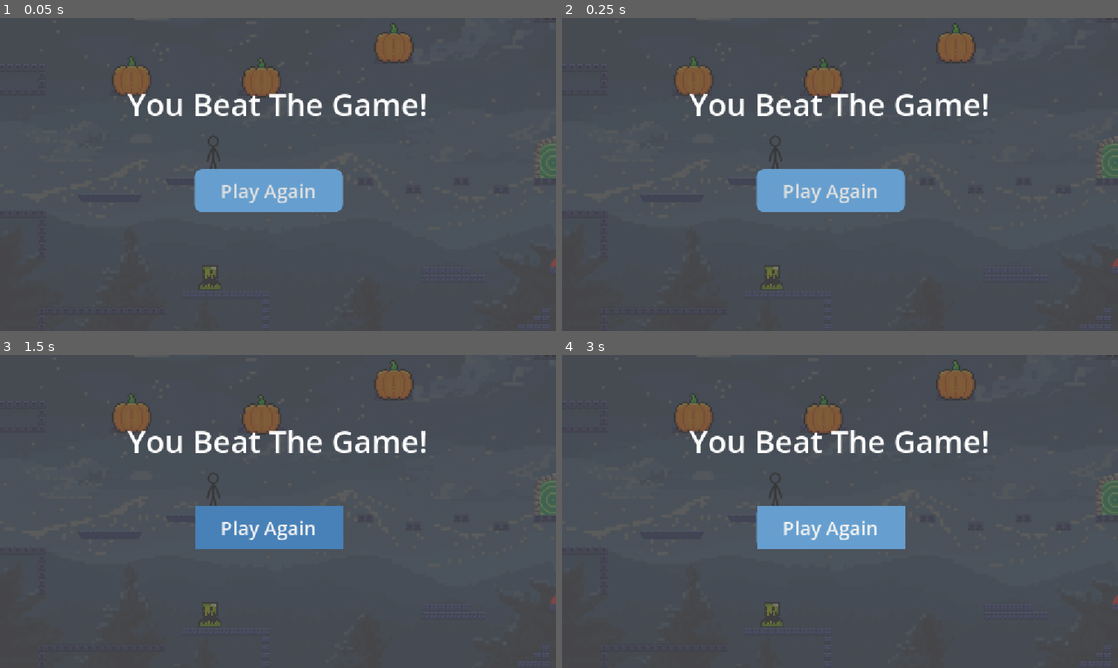
Above: before the commit, frames 1-4 (two rows, left to right).
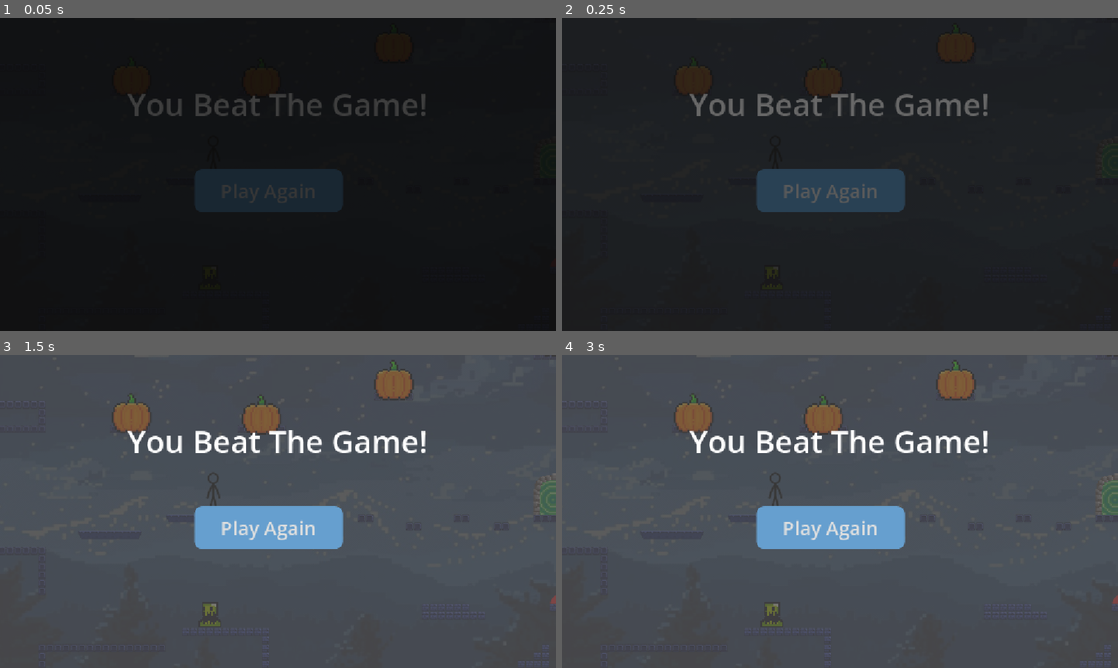
Above: after the commit, the same moments.

Repository: insertnewusername/moon-stealer
Game: Godot game, scene res://Scenes/finish.tscn
Two runs of this game, one before a commit and one after it. Both use one fixed random seed, a clock stepped at 60 frames per second and the inputs below. This scene is started directly instead of the project's main scene.
Inputs (mouse positions are in pixels of both pictures, inside the frame that each line leads up to):
- Up to frame 1 (0.05 s): no input
- Up to frame 2 (0.25 s): no input
- Up to frame 3 (1.5 s): click "Play Again" at 0.5 s; click "Play Again" at 1.25 s
- Up to frame 4 (3 s): click "Play Again" at 2 s; tap Enter (ui_accept) at 2.75 s; move the mouse to (962, 495) at 2.77 s; hold Right (ui_right) from 2.78 s (still down); tap Space (attack) at 2.85 s; click (962, 495) at 2.92 s

The runs differ from the first frame. In frame 1, 100% of the frame differs, in the area x 0-100%, y 0-100%; in frame 2, 100%; in frame 3, 3.3%; in frame 4, less than 0.1%.

Commit message:
start on integration transition logic

Diff:
--- a/Scenes/finish.tscn
+++ b/Scenes/finish.tscn
@@ -1,6 +1,8 @@
 [gd_scene format=3 uid="uid://chbp8lx750wvw"]
 
+[ext_resource type="Script" uid="uid://cd3q46rk5ennq" path="res://scripts/finishscene.gd" id="1_bgj60"]
 [ext_resource type="Texture2D" uid="uid://tt2xpqqwomqo" path="res://assets/startbg.png" id="1_nv66a"]
+[ext_resource type="PackedScene" uid="uid://7ai3iuq4bvoh" path="res://Scenes/transitionscreen.tscn" id="3_6tqh2"]
 
 [sub_resource type="StyleBoxFlat" id="StyleBoxFlat_nv66a"]
 bg_color = Color(0.40052745, 0.62487125, 0.8099507, 1)
@@ -31,6 +33,7 @@
 bg_color = Color(0.40052745, 0.62487125, 0.8099507, 1)
 
 [node name="Node2D" type="Node2D" unique_id=47251369]
+script = ExtResource("1_bgj60")
 
 [node name="CanvasLayer" type="CanvasLayer" parent="." unique_id=2027791263]
 
@@ -76,3 +79,12 @@
 theme_override_styles/disabled_mirrored = SubResource("StyleBoxFlat_3vmem")
 theme_override_styles/focus = SubResource("StyleBoxFlat_avoxp")
 text = "Play Again"
+
+[node name="Transitionscreen" parent="CanvasLayer" unique_id=1972415330 instance=ExtResource("3_6tqh2")]
+visible = false
+
+[node name="Timer" type="Timer" parent="CanvasLayer/Transitionscreen" unique_id=1204362198]
+one_shot = true
+
+[connection signal="pressed" from="CanvasLayer/Play" to="." method="_on_play_pressed"]
+[connection signal="timeout" from="CanvasLayer/Transitionscreen/Timer" to="." method="_on_timer_timeout"]
--- a/level1.tscn
+++ b/level1.tscn
@@ -1892,6 +1892,9 @@
 grow_horizontal = 1
 grow_vertical = 1
 
+[node name="Timer" type="Timer" parent="Transitionscreen" unique_id=660977053]
+one_shot = true
+
 [node name="pumpkin" type="Node2D" parent="." unique_id=1734208885]
 
 [node name="Pumpkin" parent="pumpkin" unique_id=1788263508 instance=ExtResource("42_d78wo")]
@@ -1920,3 +1923,5 @@
 
 [connection signal="finished" from="AudioStreamPlayer" to="." method="_on_audio_stream_player_finished"]
 [connection signal="body_entered" from="lavaaa" to="." method="_on_lavaaa_body_entered"]
+[connection signal="timeout" from="Transitionscreen/Timer" to="." method="_on_timer_timeout"]
+[connection signal="timeout" from="Transitionscreen/Timer" to="Area2D" method="_on_timer_timeout"]
--- a/scripts/finish.gd
+++ b/scripts/finish.gd
@@ -1,4 +1,7 @@
 extends Area2D
+@onready var transitionscreen: ColorRect = $"../Transitionscreen"
+@onready var transitionscreenan: AnimationPlayer = $"../Transitionscreen/AnimationPlayer"
+@onready var timer: Timer = $"../Transitionscreen/Timer"
 
 
 # Called when the node enters the scene tree for the first time.
@@ -13,4 +16,12 @@
 
 func _on_body_entered(body: Node2D) -> void:
 	if body.name == "player":
-		get_tree().change_scene_to_file("res://Scenes/finish.tscn")
+		timer.start()
+		transitionscreenan.play("fade_in")
+
+
+
+
+
+func _on_timer_timeout() -> void:
+	get_tree().change_scene_to_file("res://Scenes/finish.tscn")
--- /dev/null
+++ b/scripts/finishscene.gd
@@ -0,0 +1,22 @@
+extends Node2D
+
+
+# Called when the node enters the scene tree for the first time.
+func _ready() -> void:
+	$CanvasLayer/Transitionscreen.show()
+	$CanvasLayer/Transitionscreen/AnimationPlayer.play("fade_out")
+
+
+# Called every frame. 'delta' is the elapsed time since the previous frame.
+func _process(delta: float) -> void:
+	pass
+
+
+func _on_play_pressed() -> void:
+	$CanvasLayer/Transitionscreen.show()
+	$CanvasLayer/Transitionscreen/Timer.start()
+	$CanvasLayer/Transitionscreen/AnimationPlayer.play("fade_in")
+
+
+func _on_timer_timeout() -> void:
+	get_tree().change_scene_to_file("res://Scenes/startup.tscn")
Not shown, added: scripts/finishscene.gd.uid
